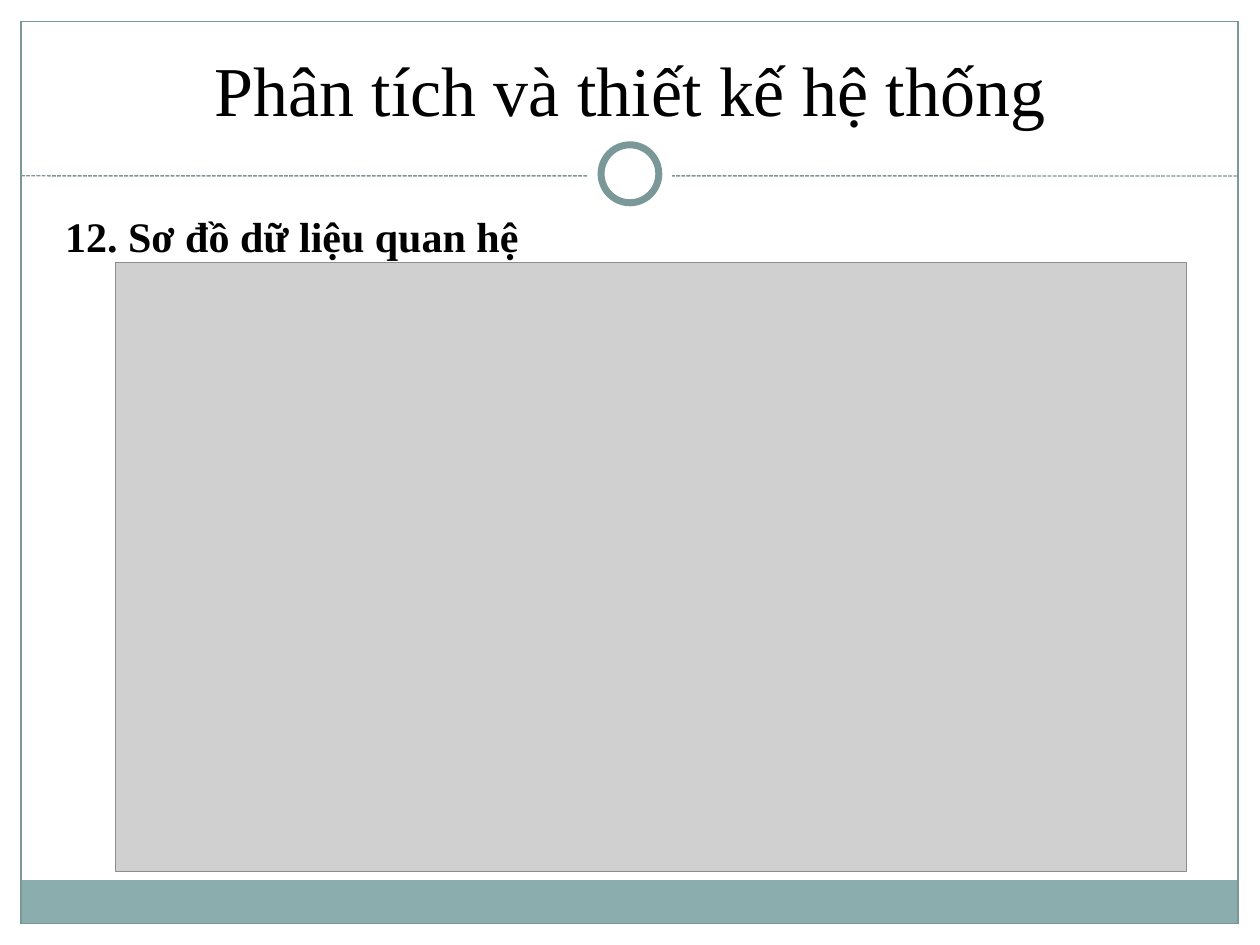
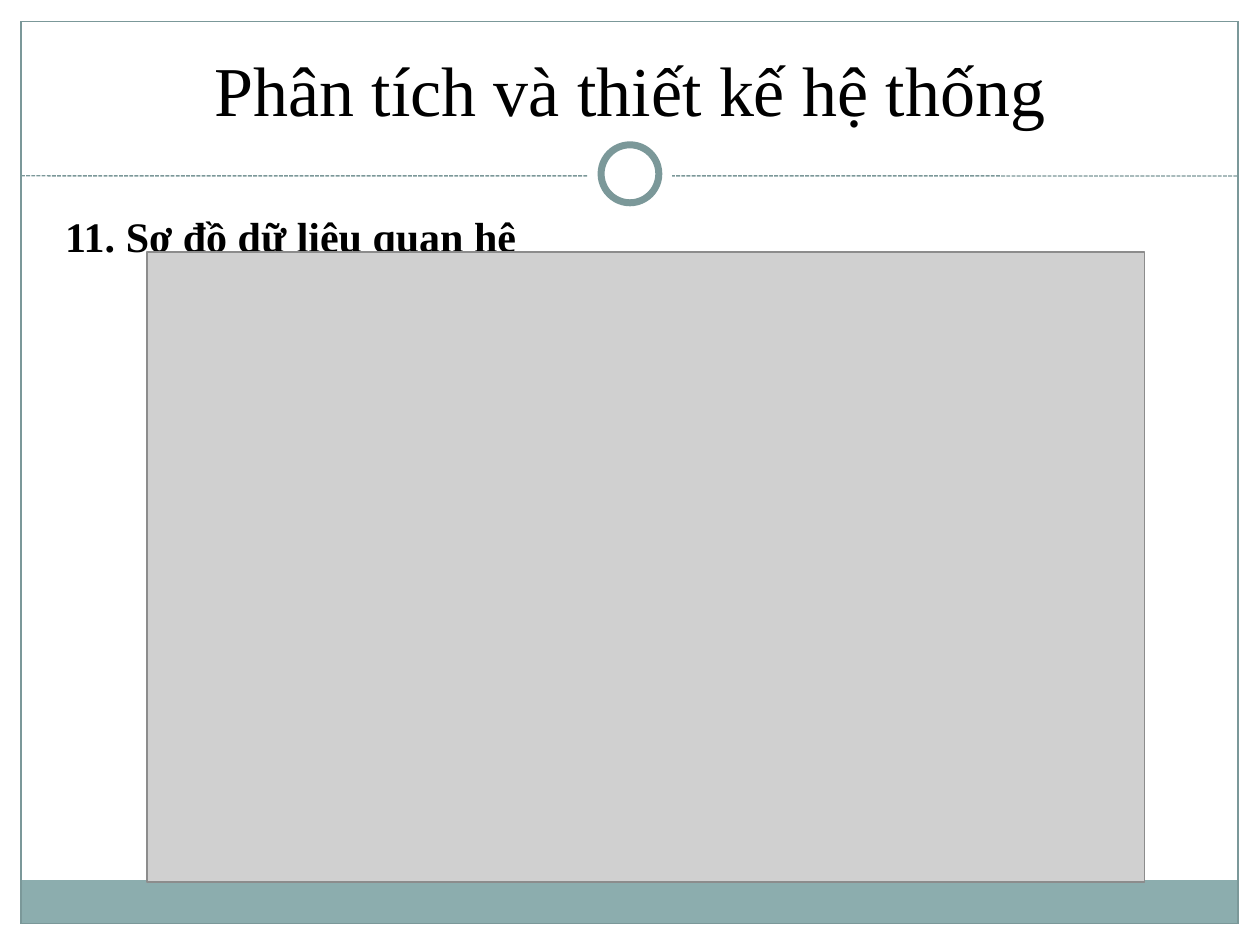
Before and after one commit to trungvdhp/cong-thong-tin-sv, a slide deck: slide 17 of BaoCao/Moodle/Reports/Vimaru-Moodle-Slide.pptx (slide 27 before the commit). Drawn at 1260x945 pixels with LibreOffice and Linux fonts; fonts in the diff are those of the drawing; grey boxes stand for pictures. Boxes give left, top, right and bottom in pixels: in the first picture for what was removed or moved away, otherwise in the second. Text is boxed around its words. In the diff, an @@ line names an element or a change of style, - is before the commit and + after.

```diff
--- a/BaoCao/Moodle/Reports/Vimaru-Moodle-Slide.pptx
+++ b/BaoCao/Moodle/Reports/Vimaru-Moodle-Slide.pptx
@@ text at <box>65,219,516,261</box>: text changed @@
-12. Sơ đồ dữ liệu quan hệ
+11. Sơ đồ dữ liệu quan hệ
@@ picture: place and size @@
-picture at <box>116,262,1187,871</box>
+picture at <box>147,252,1145,882</box>
```
Also in this commit, not shown: 15 other slides changed, 2 slides added, 10 slides removed, 37 other files.
